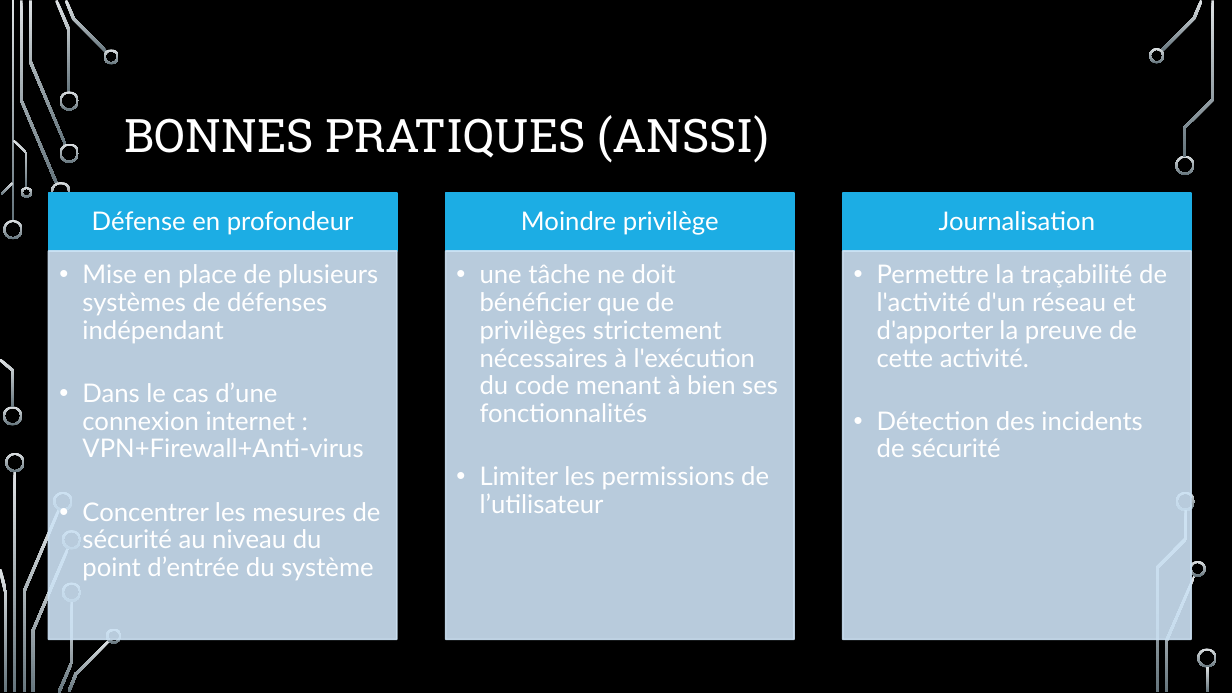
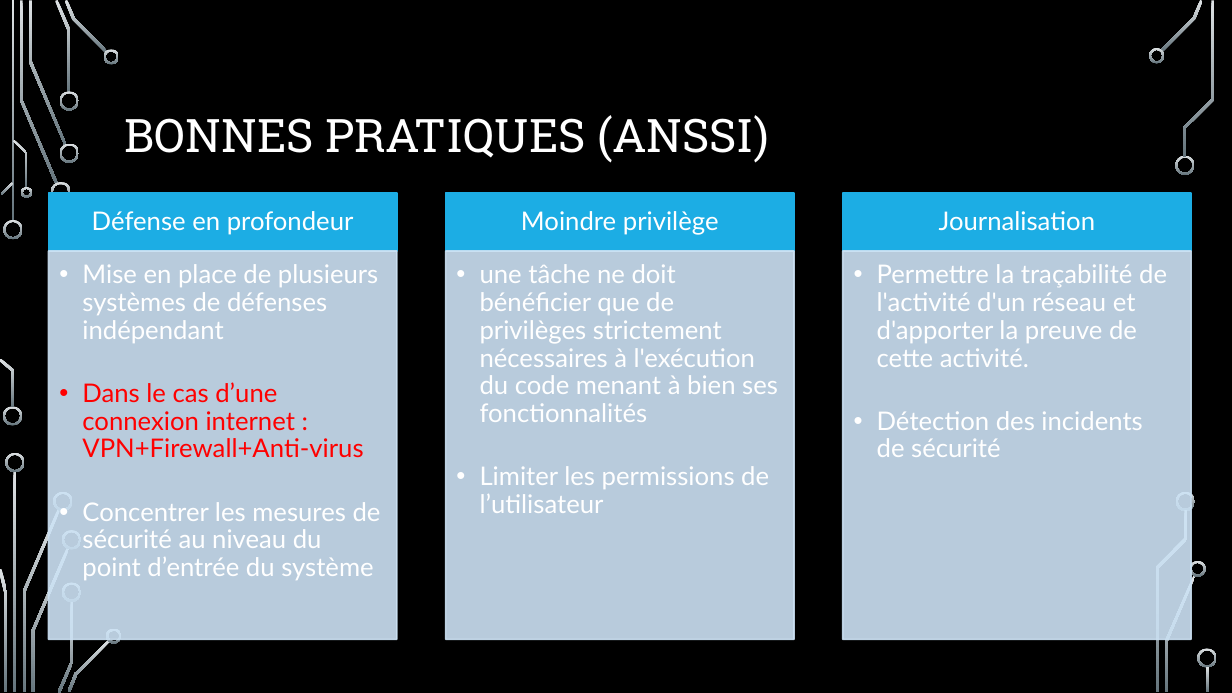
Before and after one commit to Guillaumeclavel/Etude_Faille_CVE_12636, a slide deck: slide 7 of Présentation étude de faille CVE 2017-12635 ET 12636 ébauche.pptx. Drawn at 1232x693 pixels with LibreOffice and Linux fonts; fonts in the diff are those of the drawing; background and template pictures are left out. Boxes give left, top, right and bottom in pixels: in the first picture for what was removed or moved away, otherwise in the second. Text is boxed around its words. In the diff, an @@ line names an element or a change of style, - is before the commit and + after.

```diff
--- a/Présentation étude de faille CVE 2017-12635 ET 12636 ébauche.pptx
+++ b/Présentation étude de faille CVE 2017-12635 ET 12636 ébauche.pptx
@@ text at (82,382,363,457): text colour #FFFFFF to #FF0000 in "Dans le cas d’une connexion internet : ..." @@
```
Also in this commit, not shown: 8 other slides changed.
